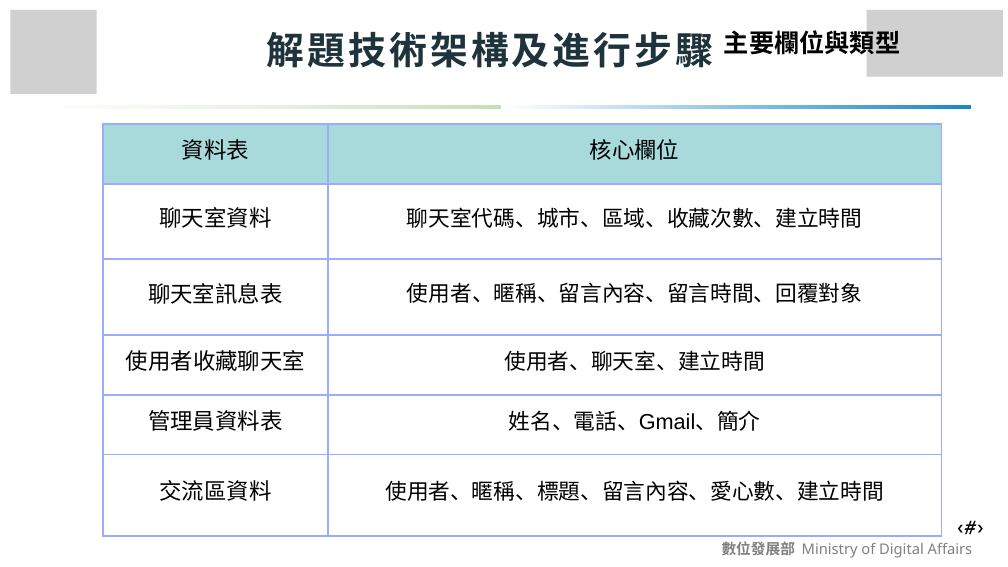
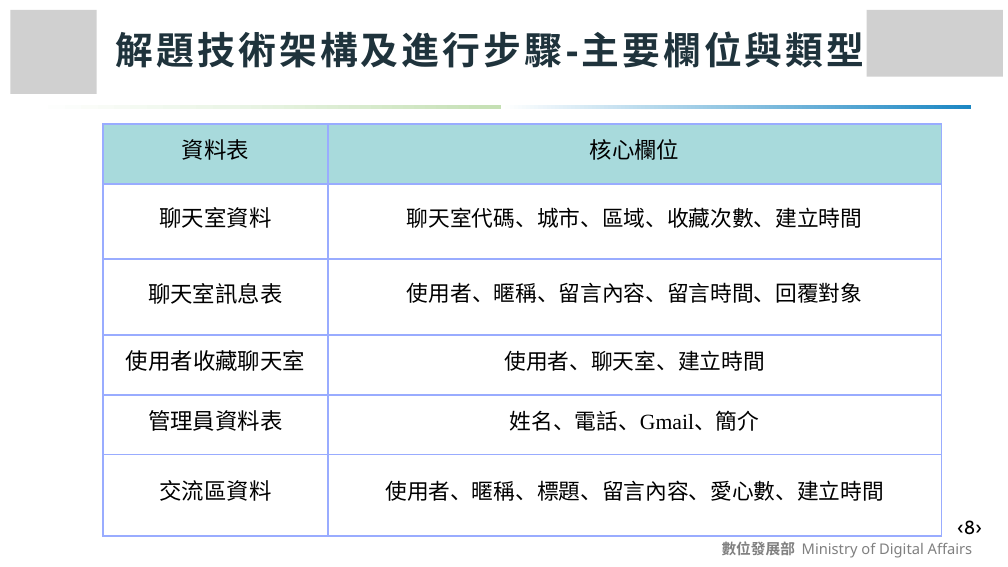
Before and after one commit to Sum5678/114502_project, a slide deck: slide 8 of 文件/競賽的相關東西/AIGO/怪人請離隊_構想簡報.pptx. Drawn at 1008x567 pixels with LibreOffice and Linux fonts; fonts in the diff are those of the drawing; grey boxes stand for pictures. Boxes give left, top, right and bottom in pixels: in the first picture for what was removed or moved away, otherwise in the second. Text is boxed around its words. In the diff, an @@ line names an element or a change of style, - is before the commit and + after.

```diff
--- a/文件/競賽的相關東西/AIGO/怪人請離隊_構想簡報.pptx
+++ b/文件/競賽的相關東西/AIGO/怪人請離隊_構想簡報.pptx
@@ text removed at <box>724,26,900,58</box> @@
-主要欄位與類型
@@ text at <box>116,31,865,68</box>: text changed @@
-解題技術架構及進行步驟
+解題技術架構及進行步驟-主要欄位與類型
@@ table at <box>103,124,941,536</box> @@
@@ font Arial to Times New Roman @@
@@ text at <box>958,520,982,535</box>: text changed @@
-‹#›
+‹8›
```
Also in this commit, not shown: 11 other slides changed.
